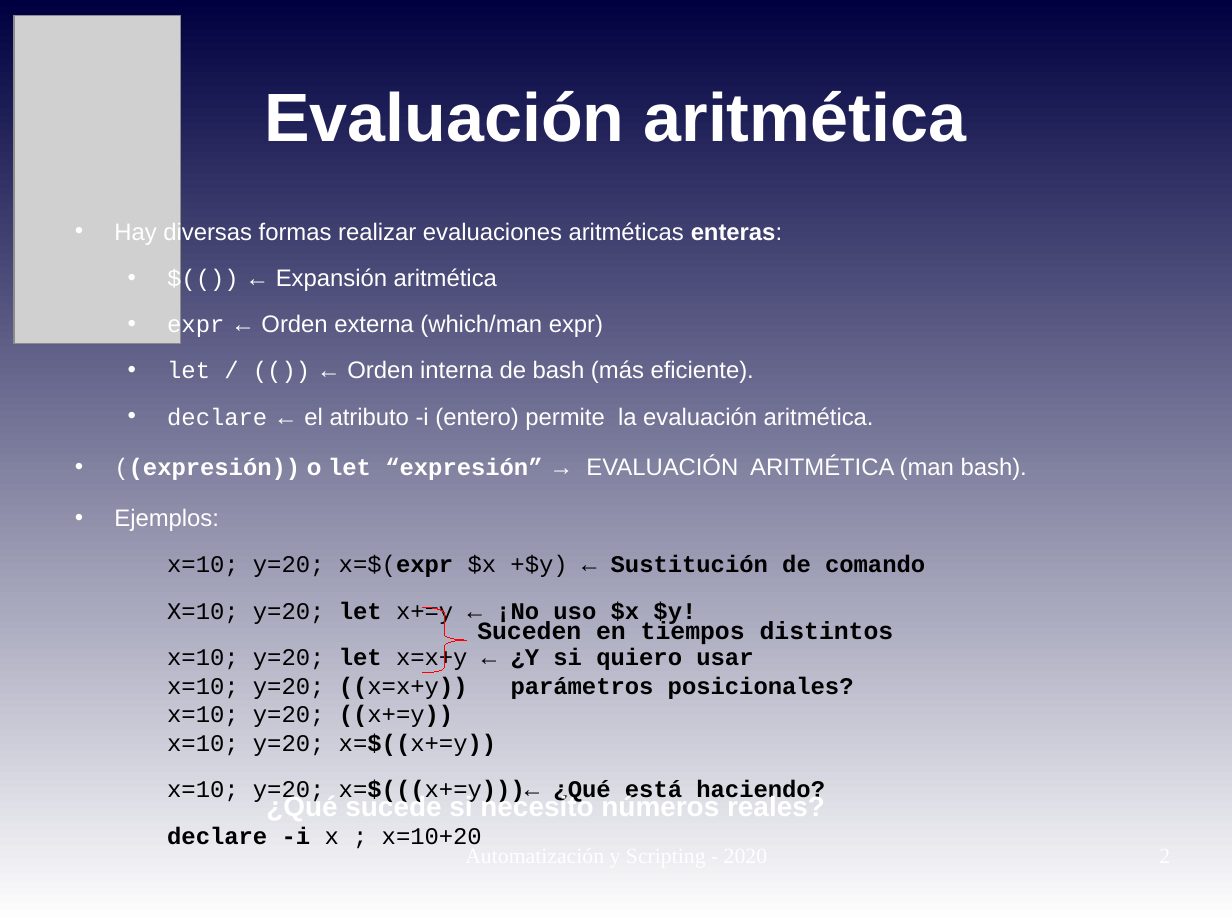
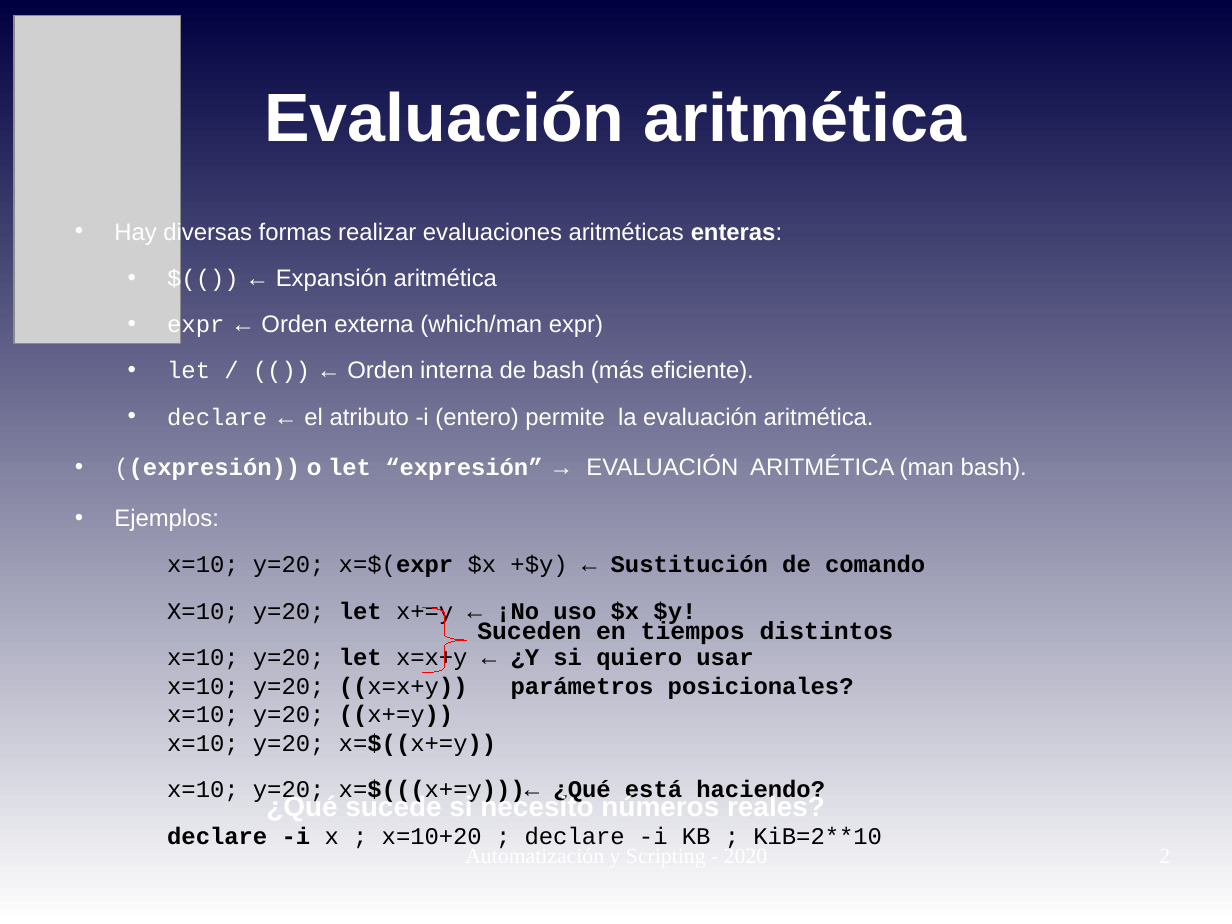
Before and after one commit to niniadcobre/-AutoyScripting, a slide deck: slide 2 of clases/AYS_clase06.odp. Drawn at 1232x924 pixels with LibreOffice and Linux fonts; fonts in the diff are those of the drawing; grey boxes stand for pictures. Boxes give left, top, right and bottom in pixels: in the first picture for what was removed or moved away, otherwise in the second. Text is boxed around its words. In the diff, an @@ line names an element or a change of style, - is before the commit and + after.

```diff
--- a/clases/AYS_clase06.odp
+++ b/clases/AYS_clase06.odp
@@ text at <box>167,826,882,845</box>: text changed; bold off @@
-  declare -i x ; x=10+20
+  declare -i x ; x=10+20 ; declare -i KB ; KiB=2**10
```
Also in this commit, not shown: 1 other slide changed, 2 other files.
